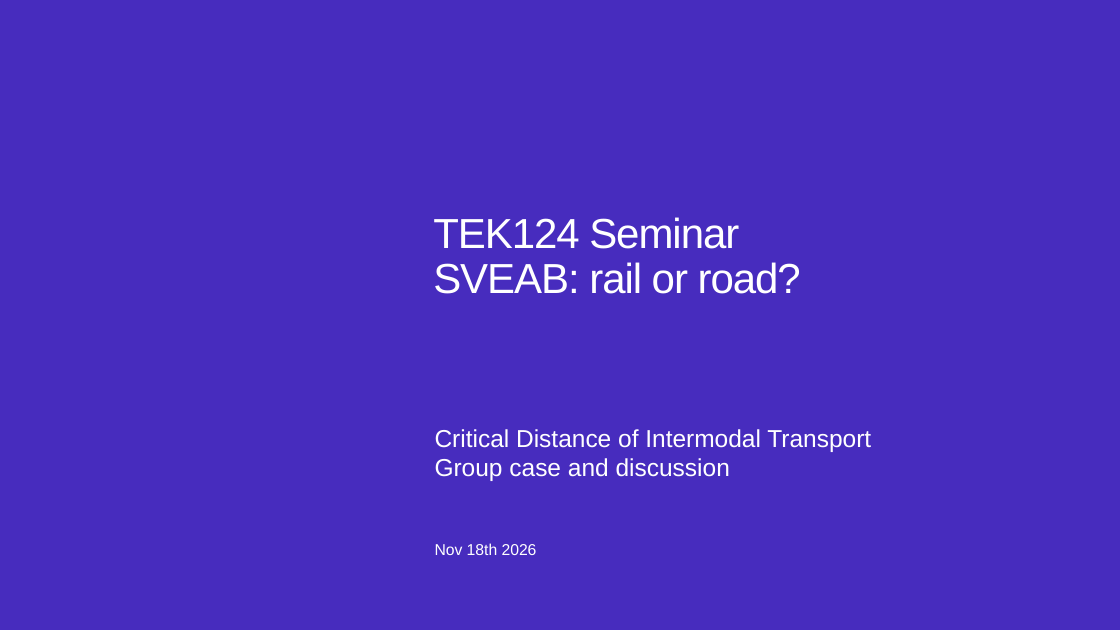
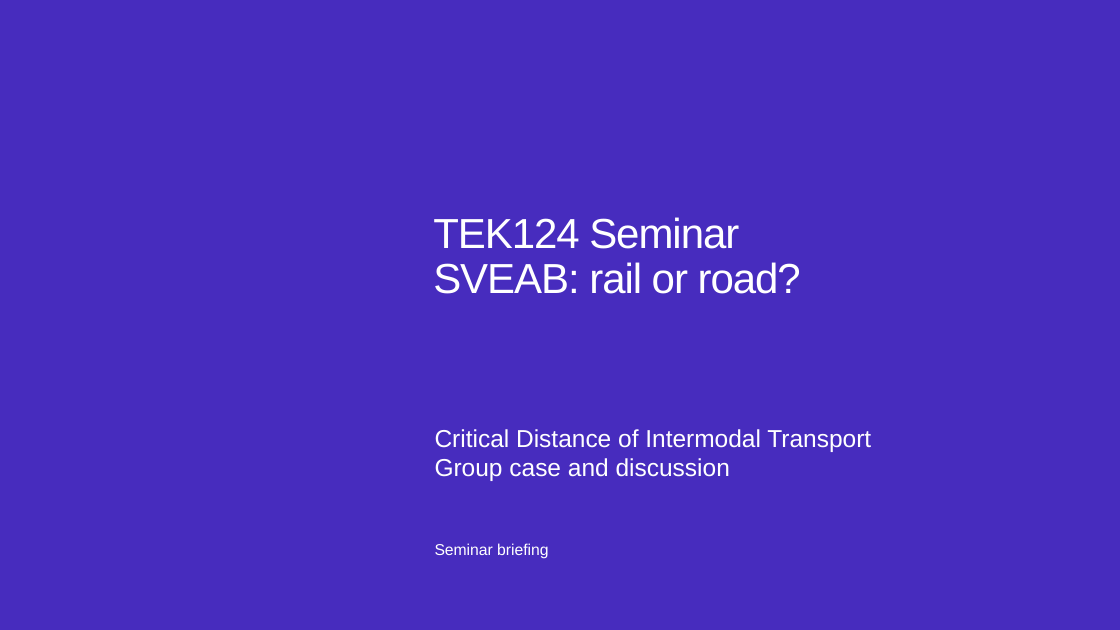
Before and after one commit to Chalmers06140/https-username.github.io, a slide deck: slide 1 of seminar/SVEAB Seminar - GitHub Pages.pptx. Drawn at 1120x630 pixels with LibreOffice and Linux fonts; fonts in the diff are those of the drawing; background and template pictures are left out. Boxes give left, top, right and bottom in pixels: in the first picture for what was removed or moved away, otherwise in the second. Text is boxed around its words. In the diff, an @@ line names an element or a change of style, - is before the commit and + after.

```diff
--- a/seminar/SVEAB Seminar - GitHub Pages.pptx
+++ b/seminar/SVEAB Seminar - GitHub Pages.pptx
@@ text at bbox=[435, 543, 548, 559]: text changed @@
-Nov 18th 2026
+Seminar briefing
```
Also in this commit, not shown: 4 other slides changed, 13 other files.
